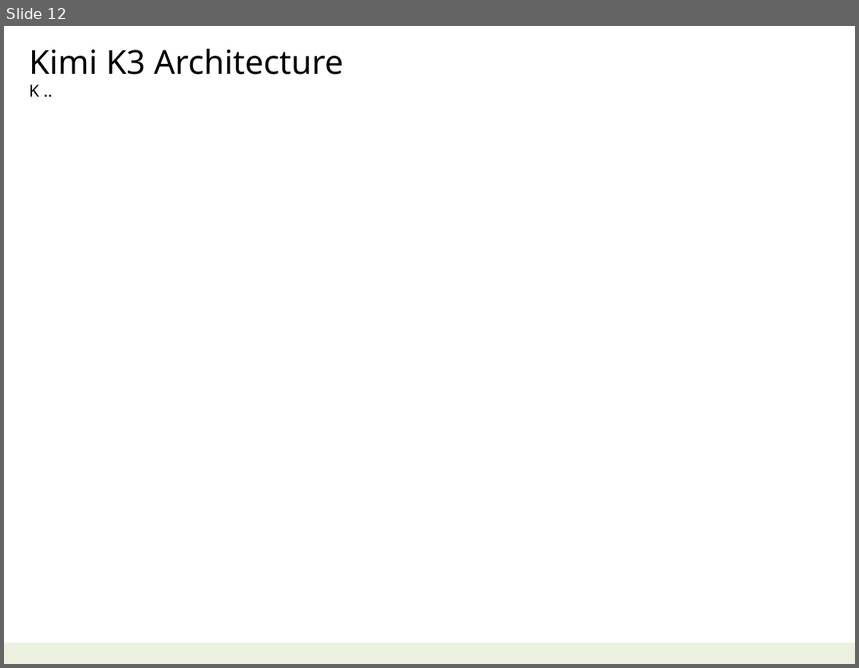
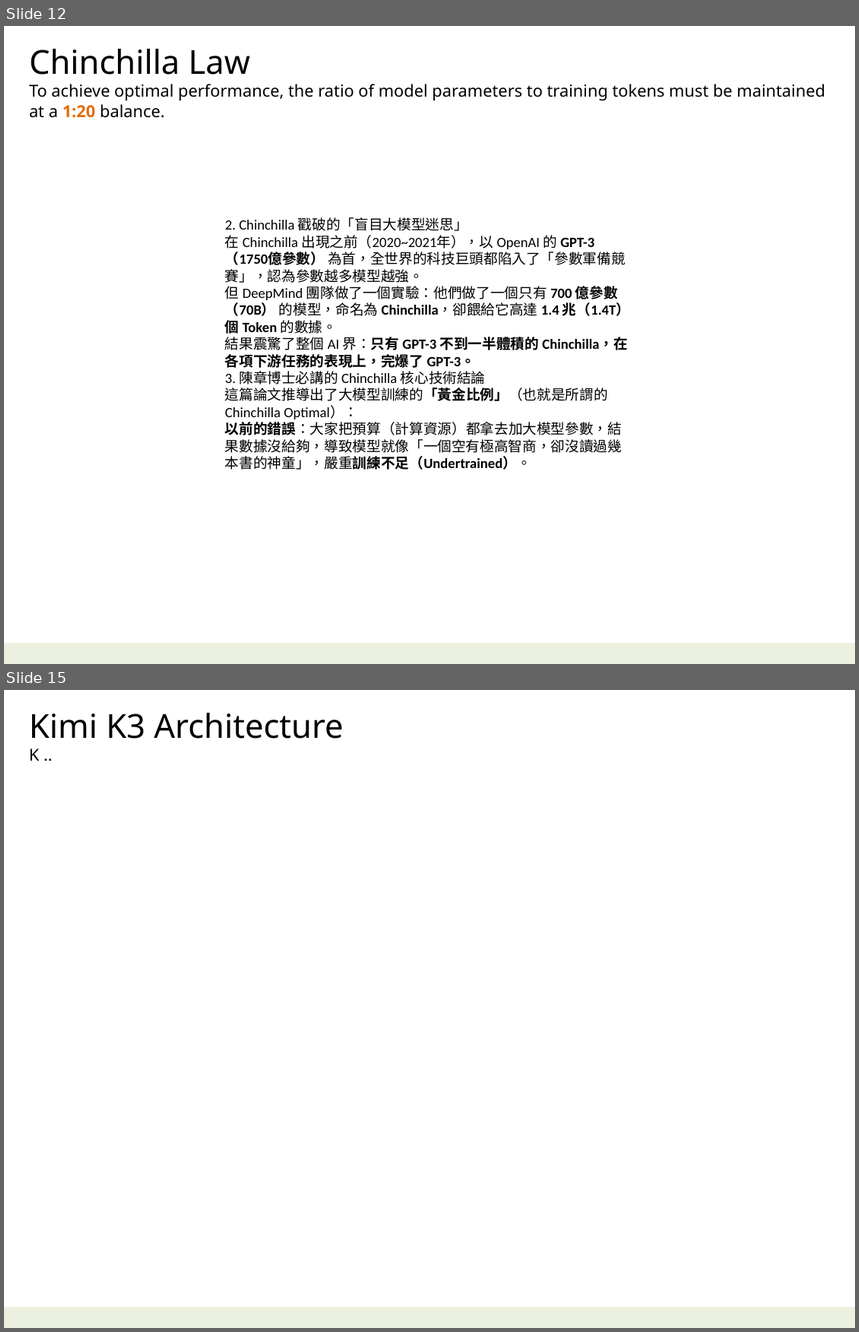
Before and after one commit to navibator/crazy-ai, a slide deck: ai-kimi.pptx. Shown one above the other, each under a label of ours: slide 12 before the commit, slides 12 and 15 after it; the slides between them are not shown. The pictures are 859x668 and 859x1332 pixels, drawn with LibreOffice and Linux fonts; fonts in the diff are those of the drawing; background and template pictures are left out. Boxes give left, top, right and bottom in pixels: in the first picture for what was removed or moved away, otherwise in the second. Text is boxed around its words. In the diff, an @@ line names an element or a change of style, - is before the commit and + after.

```diff
--- a/ai-kimi.pptx
+++ b/ai-kimi.pptx
@@ slide 12 added at (x1=4, y1=26, x2=855, y2=664), background #FFFFFF; not listed: 1 template element that a slide beside it also shows @@
@@ text added at (x1=29, y1=49, x2=826, y2=118), 14 pt, text #000000 @@
+Chinchilla Law
+To achieve optimal performance, the ratio of model parameters to training tokens must be maintained at a 1:20 balance.
@@ text added at (x1=225, y1=218, x2=630, y2=470), 12 pt, text #000000 @@
+2. Chinchilla 戳破的「盲目大模型迷思」
+在 Chinchilla 出現之前（2020~2021年），以 OpenAI 的 GPT-3（1750億參數） 為首，全世界的科技巨頭都陷入了「參數軍備競賽」，認為參數越多模型越強。
+但 DeepMind 團隊做了一個實驗：他們做了一個只有 700 億參數（70B） 的模型，命名為 Chinchilla，卻餵給它高達 1.4 兆（1.4T）個 Token 的數據。
+結果震驚了整個 AI 界：只有 GPT-3 不到一半體積的 Chinchilla，在各項下游任務的表現上，完爆了 GPT-3。
+3. 陳章博士必講的 Chinchilla 核心技術結論
+這篇論文推導出了大模型訓練的「黃金比例」（也就是所謂的 Chinchilla Optimal）：
+以前的錯誤：大家把預算（計算資源）都拿去加大模型參數，結果數據沒給夠，導致模型就像「一個空有極高智商，卻沒讀過幾本書的神童」，嚴重訓練不足（Undertrained）。
@@ what was slide 12 is now slide 15 @@
```
Also in this commit, not shown: 2 slides changed, 1 other slide added, 2 other files.
